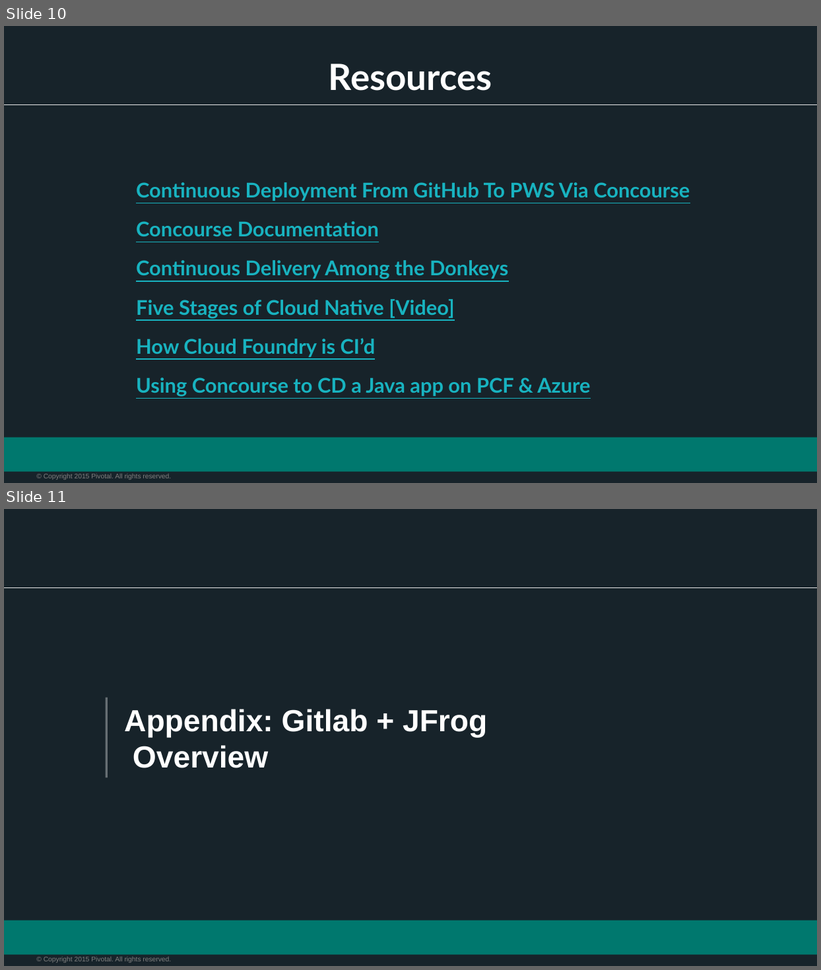
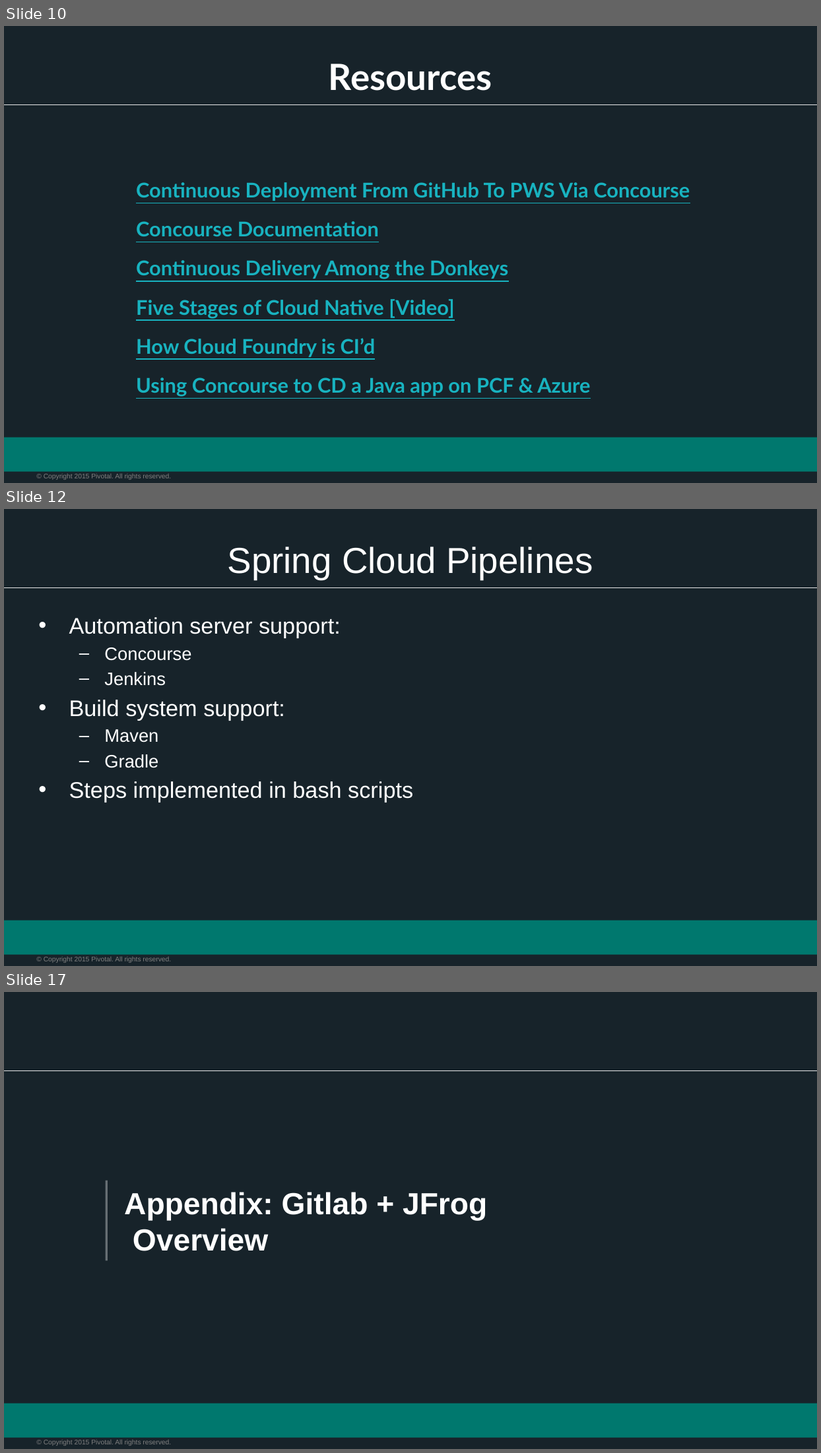
Before and after one commit to vmware-archive/devops-workshop, a slide deck: presentations/104 - Intro to CICD/Session_9_Intro_CICD.pptx. Shown one above the other, each under a label of ours: slides 10 and 11 before the commit, slides 10, 12 and 17 after it; the slides between them are not shown. The pictures are 821x970 and 821x1453 pixels, drawn with LibreOffice and Linux fonts; fonts in the diff are those of the drawing; background and template pictures are left out. Boxes give left, top, right and bottom in pixels: in the first picture for what was removed or moved away, otherwise in the second. Text is boxed around its words. In the diff, an @@ line names an element or a change of style, - is before the commit and + after.

Commit message:
Added Spring Cloud Pipelines slides

```diff
--- a/presentations/104 - Intro to CICD/Session_9_Intro_CICD.pptx
+++ b/presentations/104 - Intro to CICD/Session_9_Intro_CICD.pptx
@@ slide 12 added at (4, 509, 817, 966), background #17232A; not listed: 3 template elements that a slide beside it also shows @@
@@ title added at (228, 547, 593, 580), 32 pt, text #FFFFFF @@
+Spring Cloud Pipelines
@@ text added at (69, 617, 413, 803), 20 pt, text #FFFFFF @@
+• Automation server support:
+  – Concourse
+  – Jenkins
+• Build system support:
+  – Maven
+  – Gradle
+• Steps implemented in bash scripts
@@ what was slide 11 is now slide 17 @@
```
Also in this commit, not shown: 6 slides changed, 5 other slides added.
